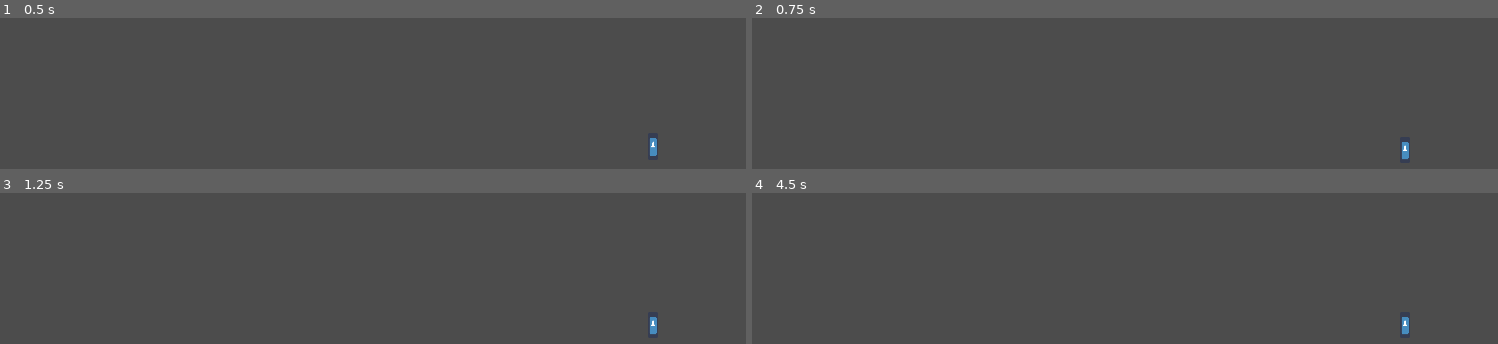
Above: before the commit, frames 1-4 (two rows, left to right).
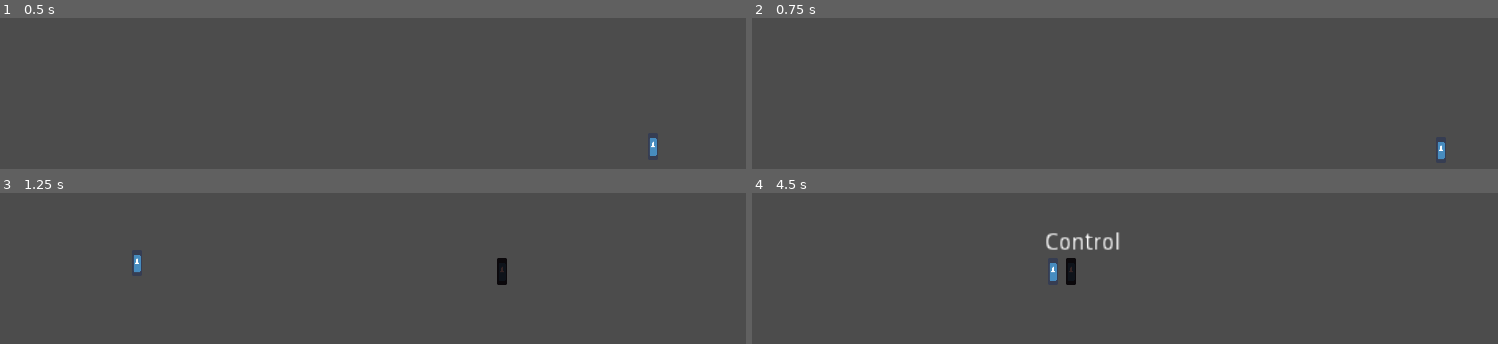
Above: after the commit, the same moments.

Repository: UHSGDC/Photographers-Hike
Game: Godot game, scene res://World/World.tscn
Two runs of this game, one before a commit and one after it. Both use one fixed random seed, a clock stepped at 60 frames per second and the inputs below. This scene is started directly instead of the project's main scene. The engine's default icon, where the game draws it, is replaced by a stand-in: a white triangle on a blue panel in a dark square.
Inputs (mouse positions are in pixels of both pictures, inside the frame that each line leads up to):
- Up to frame 1 (0.5 s): no input
- Up to frame 2 (0.75 s): tap Enter (ui_accept) at 0.5 s; move the mouse to (outside the picture) at 0.52 s; hold D (right) from 0.53 s (still down); hold Ctrl (interact) from 0.53 s (still down); click (outside the picture) at 0.67 s
- Up to frame 3 (1.25 s): keep holding D (right); keep holding Ctrl (interact); tap Space (jump) at 0.77 s
- Up to frame 4 (4.5 s): move the mouse to (outside the picture) at 1.27 s; release Ctrl (interact) at 1.28 s; tap Ctrl (interact) at 1.35, 2.85, 4.35 s; tap Space (jump) at 1.52, 3.02, 3.77 s; move the mouse to (outside the picture) at 2.02 s; release D (right) at 2.03 s; hold A (left) 2.03-2.78 s; hold Ctrl (interact) 2.03-2.78 s; tap Enter (ui_accept) at 2.75, 4.25 s; move the mouse to (1057, 221) at 2.77 s; hold D (right) 2.78-4.28 s; click (1057, 221) at 2.92 s; move the mouse to (1341, 197) at 3.52 s; hold Ctrl (interact) 3.53-4.28 s; tap Escape (pause) at 4.15 s; move the mouse to (outside the picture) at 4.27 s; hold A (left) from 4.28 s (still down)

Frame 1 is identical in both runs. In frame 2, 0.2% of the frame differs, in the area x 87-93%, y 82-94%; in frame 3, 0.4%; in frame 4, 0.9%, in the area x 39-89%, y 25-94%.

Commit message:
Added Question dialog and improved npc

Diff:
--- a/PhotographersHike/Dialog/DialogBox.gd
+++ b/PhotographersHike/Dialog/DialogBox.gd
@@ -46,8 +46,10 @@
 	$NextIcon.hide()
 
 
-func play_dialog(speaker: String, level_id: int, dialog_number: int) -> void:
+func play_dialog(speaker: String, level_id: int, dialog_number: int) -> String:
 	##
+	var output: String = ""
+
 	var should_display_name: bool = dialog_data[speaker][0]
 
 	if should_display_name:
@@ -64,18 +66,18 @@
 
 	for dialog in dialog_array:
 		if dialog.size() >= 4:
-			var a = yield(output_question(dialog), "completed")
-			print(a)
+			output = yield(output_question(dialog), "completed")
 			continue
 		yield(output_dialog(dialog), "completed")
 
+
 	hide()
+	return output
 
 
 func show_speaker_name(name: String) -> void:
 	$SpeakerName.text = name
 	$SpeakerName.show()
-
 
 
 func output_question(dialog: Array) -> String:
@@ -92,8 +94,8 @@
 
 	var answers: Array
 
-	for i in range(2, dialog.size()):
-		answers.append(dialog[i])
+	for answer_index in range(2, dialog.size()):
+		answers.append(dialog[answer_index])
 
 	$AnswerContainer.init(answers)
 	return yield($AnswerContainer, "answer_selected")
--- a/PhotographersHike/Interactables/NPC.gd
+++ b/PhotographersHike/Interactables/NPC.gd
@@ -1,10 +1,8 @@
 extends KinematicBody2D
+
+class_name NPC
 
 export(DialogBox.Levels) var level
 export var npc_name: String
 
 var current_dialogue: int = 0
-
-
-func _on_InteractZone_player_interacted() -> void:
-	Global.dialog_box.play_dialog(npc_name, level, current_dialogue)
--- a/PhotographersHike/Interactables/NPC.tscn
+++ b/PhotographersHike/Interactables/NPC.tscn
@@ -1,15 +1,13 @@
-[gd_scene load_steps=5 format=2]
+[gd_scene load_steps=4 format=2]
 
 [ext_resource path="res://icon.png" type="Texture" id=1]
 [ext_resource path="res://Interactables/InteractZone.tscn" type="PackedScene" id=2]
-[ext_resource path="res://Interactables/NPC.gd" type="Script" id=3]
 
 [sub_resource type="RectangleShape2D" id=1]
 extents = Vector2( 3, 8 )
 
 [node name="NPC" type="KinematicBody2D"]
-script = ExtResource( 3 )
-npc_name = "old_man"
+collision_layer = 0
 
 [node name="Sprite" type="Sprite" parent="."]
 modulate = Color( 0.203922, 0.137255, 0.137255, 1 )
--- /dev/null
+++ b/PhotographersHike/Interactables/OldManBase.gd
@@ -0,0 +1,16 @@
+extends NPC
+
+
+# Declare member variables here. Examples:
+# var a: int = 2
+# var b: String = "text"
+
+
+# Called when the node enters the scene tree for the first time.
+func _ready() -> void:
+	pass # Replace with function body.
+
+
+# Called every frame. 'delta' is the elapsed time since the previous frame.
+#func _process(delta: float) -> void:
+#	pass
--- a/PhotographersHike/Scripts/PlatformingPlayer.gd
+++ b/PhotographersHike/Scripts/PlatformingPlayer.gd
@@ -43,22 +43,8 @@
 	NONE
 }
 
-
-signal dialog_trigger_interacted(speaker, level_id, dialog_number)
-
-var dialog_playing: bool = false
-
 func _ready() -> void:
 	Global.platforming_player = self
-
-
-func _unhandled_input(event: InputEvent) -> void:
-	if dialog_playing:
-		return
-	if event.is_action_pressed("interact"):
-		emit_signal("dialog_trigger_interacted", "old_man", DialogBox.Levels.BASE, 1)
-		dialog_playing = true
-
 
 # Delta is the time since physics_process was last called
 # I multiply things by delta so things move correctly no matter the frame rate
@@ -67,7 +53,7 @@
 	input()
 
 	# Pause player movement between rooms or when playing dialog
-	if !Global.room_pause and !dialog_playing:
+	if !Global.room_pause:
 		if !in_minigame:
 			move(delta)
 
--- a/PhotographersHike/World/World.tscn
+++ b/PhotographersHike/World/World.tscn
@@ -1,10 +1,11 @@
-[gd_scene load_steps=17 format=2]
+[gd_scene load_steps=18 format=2]
 
 [ext_resource path="res://World/Levels/Base.tscn" type="PackedScene" id=1]
 [ext_resource path="res://Scenes/PlatformingPlayer.tscn" type="PackedScene" id=2]
 [ext_resource path="res://Scenes/PlayerCamera.tscn" type="PackedScene" id=3]
 [ext_resource path="res://Interactables/NPC.tscn" type="PackedScene" id=4]
 [ext_resource path="res://Dialog/DialogBox.tscn" type="PackedScene" id=5]
+[ext_resource path="res://Interactables/OldManBase.gd" type="Script" id=6]
 
 [sub_resource type="RectangleShape2D" id=10]
 extents = Vector2( 240, 144 )
@@ -218,6 +219,11 @@
 [node name="CollisionShape2D" type="CollisionShape2D" parent="Base/Room4"]
 shape = SubResource( 12 )
 
+[node name="OldMan" parent="Base" instance=ExtResource( 4 )]
+position = Vector2( 416, 232 )
+script = ExtResource( 6 )
+npc_name = "old_man"
+
 [node name="PlatformingPlayer" parent="." instance=ExtResource( 2 )]
 position = Vector2( 136, 224 )
 
@@ -229,9 +235,6 @@
 
 [node name="PlayerCamera" parent="." instance=ExtResource( 3 )]
 
-[node name="NPC" parent="." instance=ExtResource( 4 )]
-position = Vector2( 416, 232 )
-
 [node name="CanvasLayer" type="CanvasLayer" parent="."]
 
 [node name="DialogBox" parent="CanvasLayer" instance=ExtResource( 5 )]
--- a/PhotographersHike/project.godot
+++ b/PhotographersHike/project.godot
@@ -23,11 +23,17 @@
 "class": "JSONOpener",
 "language": "GDScript",
 "path": "res://Dialog/JSONOpener.gd"
+}, {
+"base": "KinematicBody2D",
+"class": "NPC",
+"language": "GDScript",
+"path": "res://Interactables/NPC.gd"
 } ]
 _global_script_class_icons={
 "Cougar": "",
 "DialogBox": "",
-"JSONOpener": ""
+"JSONOpener": "",
+"NPC": ""
 }
 
 [application]
